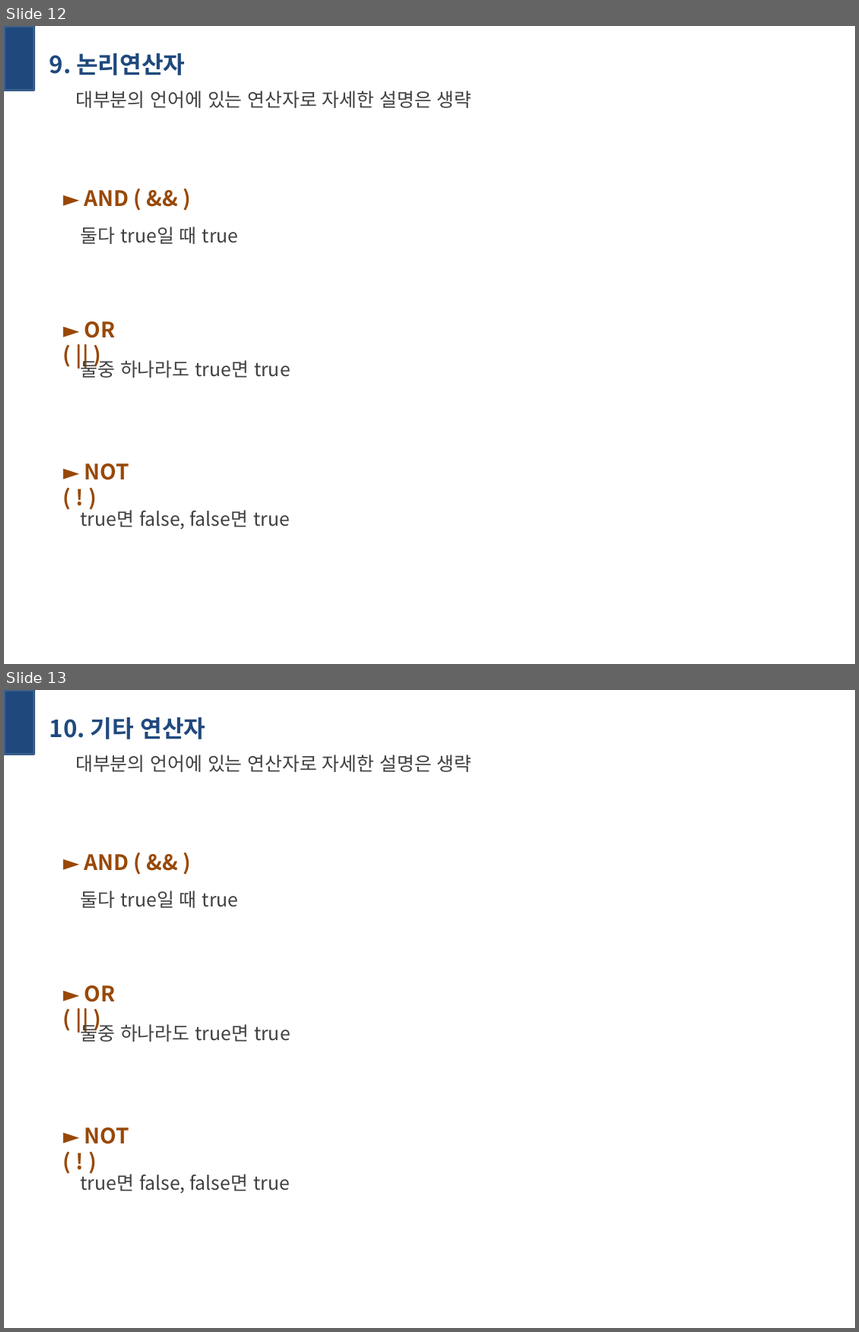
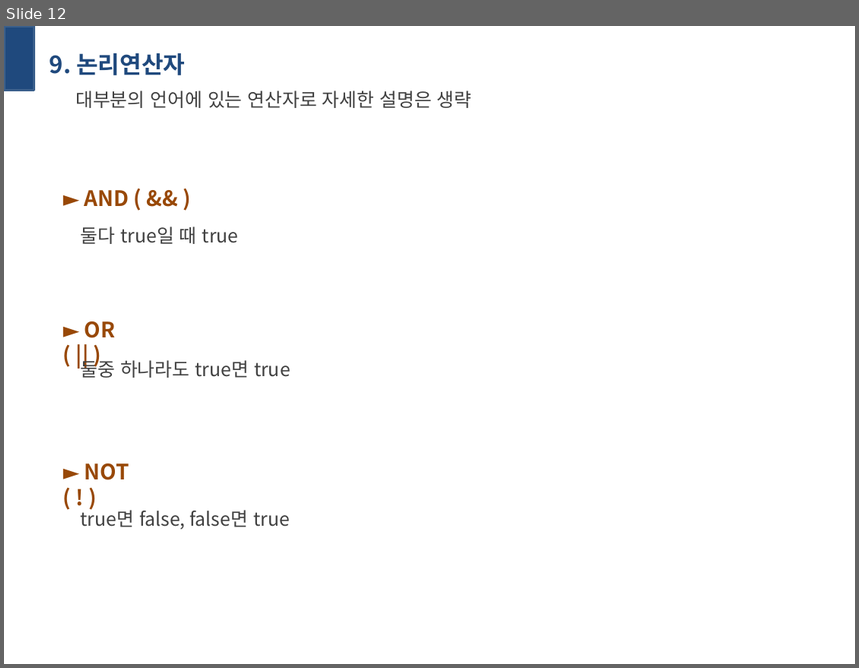
Before and after one commit to primrose201/studyspace, a slide deck: Javascript_Perfect_Guide/week02_c04.pptx. Shown one above the other, each under a label of ours: slides 12 and 13 before the commit, slide 12 after it. The pictures are 859x1332 and 859x668 pixels, drawn with LibreOffice and Linux fonts; fonts in the diff are those of the drawing. Boxes give left, top, right and bottom in pixels: in the first picture for what was removed or moved away, otherwise in the second. Text is boxed around its words. In the diff, an @@ line names an element or a change of style, - is before the commit and + after.

```diff
--- a/Javascript_Perfect_Guide/week02_c04.pptx
+++ b/Javascript_Perfect_Guide/week02_c04.pptx
@@ slide 13 removed at (4,690,855,1328), background #FFFFFF @@
@@ rectangle removed at (4,690,34,755) @@
@@ title removed at (50,717,206,739) @@
-10. 기타 연산자
@@ text removed at (75,755,472,772) @@
-대부분의 언어에 있는 연산자로 자세한 설명은 생략
@@ text removed at (85,854,129,870) @@
-► AND ( && )
@@ text removed at (81,891,239,908) @@
-둘다 true일 때 true
@@ text removed at (85,986,116,1002) @@
-► OR ( || )
@@ text removed at (80,1021,291,1042) @@
-둘중 하나라도 true면 true
@@ text removed at (85,1128,129,1144) @@
-► NOT ( ! )
@@ text removed at (81,1171,290,1194) @@
-true면 false, false면 true
```
Also in this commit, not shown: 1 slide changed, 3 slides added, 1 other slide removed.
